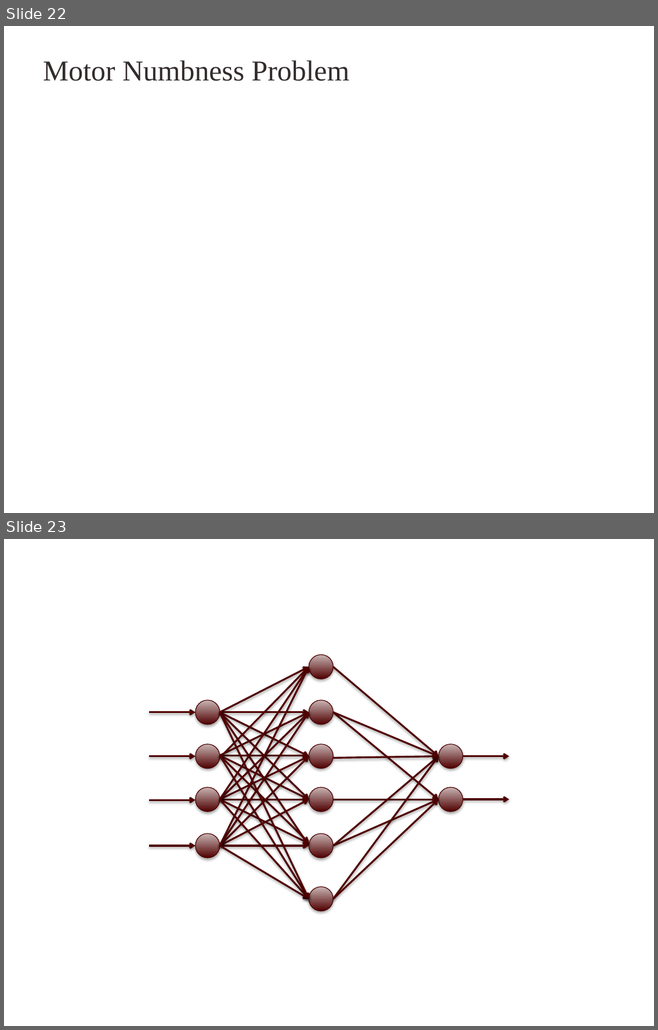
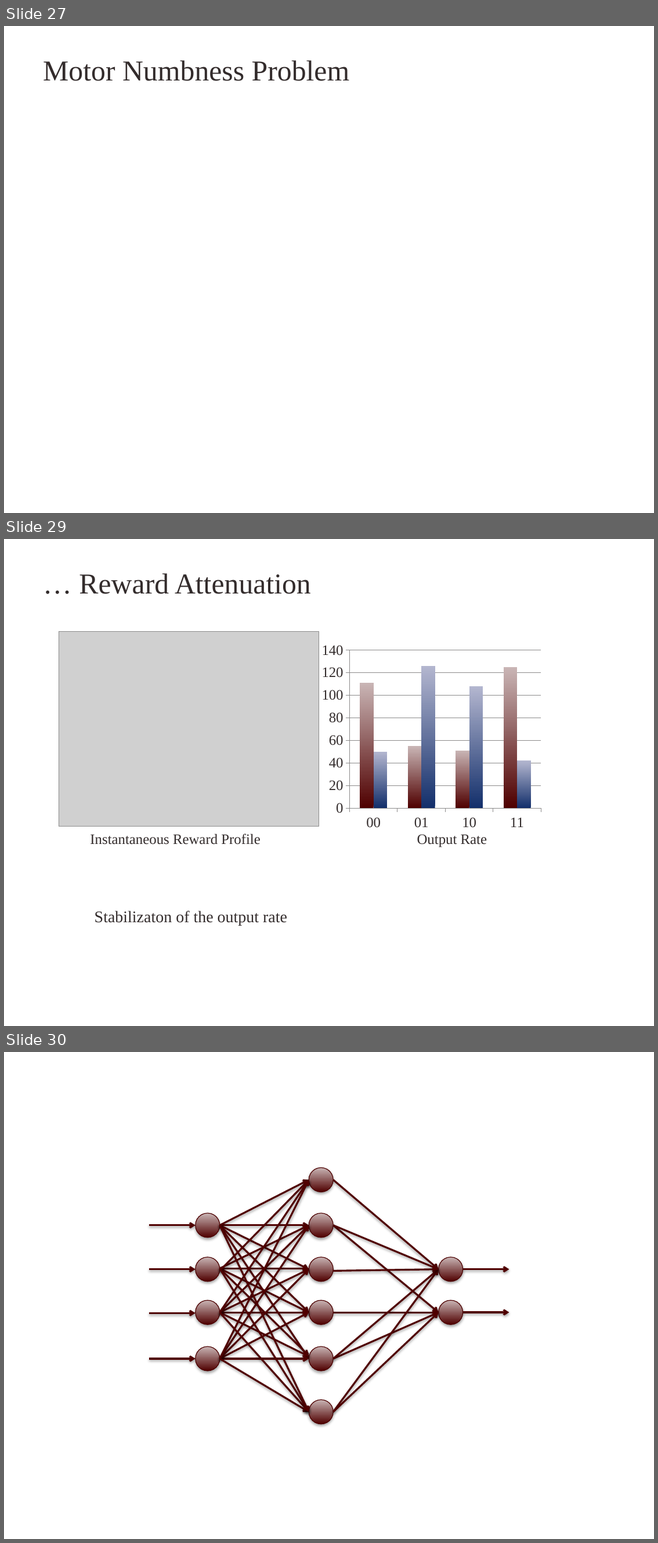
Before and after one commit to kuthulas/reinforce, a slide deck: RL.pptx. Shown one above the other, each under a label of ours: slides 22 and 23 before the commit, slides 27, 29 and 30 after it; the slides between them are not shown. The pictures are 658x1030 and 658x1543 pixels, drawn with LibreOffice and Linux fonts; fonts in the diff are those of the drawing; grey boxes stand for pictures; background and template pictures are left out. Boxes give left, top, right and bottom in pixels: in the first picture for what was removed or moved away, otherwise in the second. Text is boxed around its words. In the diff, an @@ line names an element or a change of style, - is before the commit and + after.

```diff
--- a/RL.pptx
+++ b/RL.pptx
@@ slide 29 added at (4, 539, 654, 1026), background picture (left out) @@
@@ title added at (79, 573, 311, 594), 32 pt, text #332C2C @@
+… Reward Attenuation
@@ picture added at (59, 632, 319, 827) @@
@@ column chart added at (317, 638, 545, 835) @@
+categories: 00, 01, 10, 11
+Series 1: 111, 55, 51, 125
+Series 2: 50, 126, 108, 42
@@ text added at (90, 834, 260, 845), 16 pt, text #332C2C @@
+Instantaneous Reward Profile
@@ text added at (417, 834, 487, 848), 16 pt, text #332C2C @@
+Output Rate
@@ text added at (94, 911, 287, 925), 18 pt, text #332C2C @@
+Stabilizaton of the output rate
@@ what was slide 22 is now slide 27 @@
@@ what was slide 23 is now slide 30 @@
```
Also in this commit, not shown: 6 slides changed, 4 other slides added, 5 other files.
